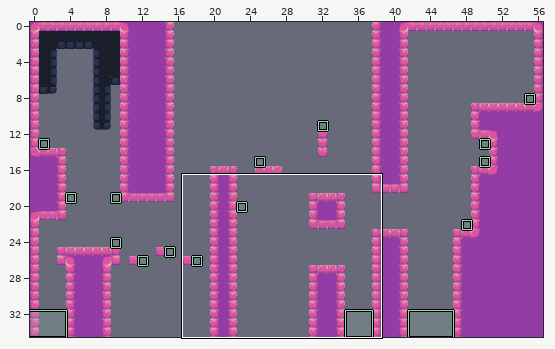
LDtk project, stored at Levels/World_4/Level_4-1.ldtk. Above: a wide view before the commit, with the close-up outlined.
Close-up. Before the commit:
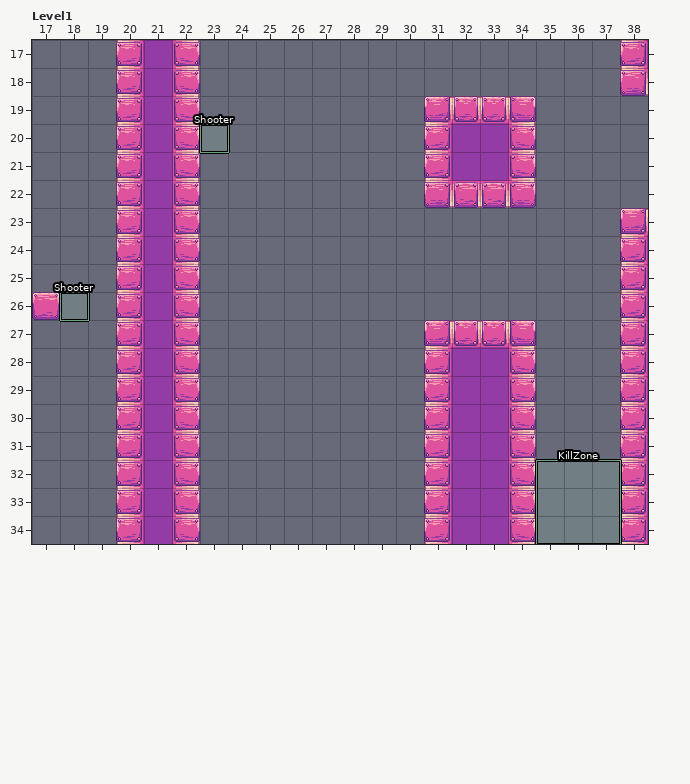
Cells are 32x32 px. Shown: Level1 x 17..38, y 17..34. The commit also changed other parts of the map, which this record leaves out.
After:
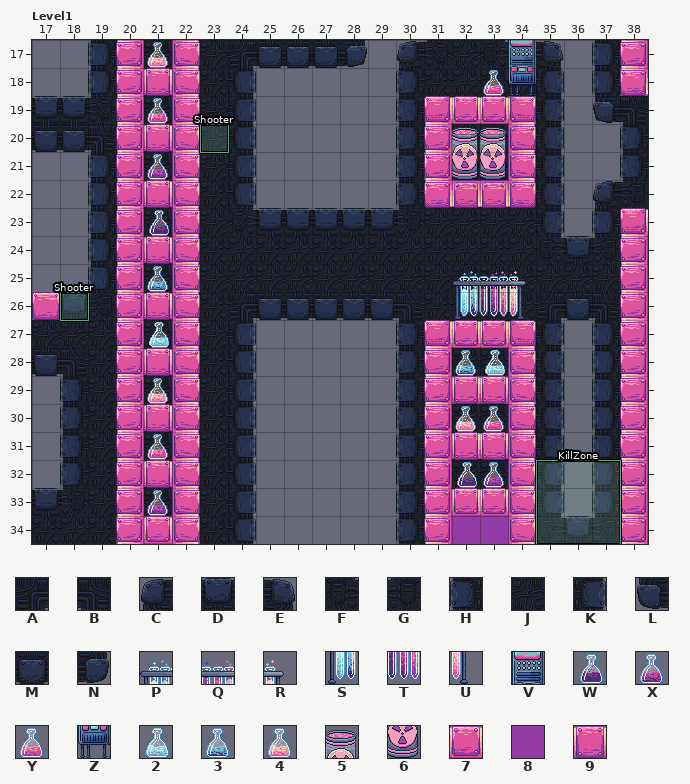
Key: from "BackgroundTiles": A 0, B 1, C 2, D 3, E 4, F 8, G 9, H 10, J 11, K 12, L 18, M 19, N 20; from "Props": P 9, Q 10, R 11, S 25, T 26, U 27, V 50, W 58, X 59, Y 60, Z 66, 2 74, 3 75, 4 76, 5 83, 6 99; from "TileSet_world4": 7 1, 8 9, 9 25.
_ is an empty cell.
Tiles replaced or removed in this view: 8.
Tiles of an added or newly shown layer are drawn over the layers below it.
Difference:
Changed rows in their new state; . is an unchanged cell.
Layer "BackgroundTiles":
first column x 17:
17 ..H.J.JAMMMN.CGJF.E.H.
18 ..H.J.JK.....HJJJJK.H.
19 DDG.J.JK.....H....K.LB
20 MMB.J.JK.....H.JJ.K..H
21 ..H.J.JK.....H.JJ.K..H
22 ..H.J.JK.....H....K.CG
23 ..H.J.JFDDDDDGJJJJK.H.
24 ..H.J.JJJJJJJJJJJJFDG.
25 ..H.J.JJJJJJJJJJJJJJJ.
26 .DG.J.JAMMMMMBJJJJAMB.
27 JJJ.J.JK.....H....K.H.
28 MBJ.J.JK.....H.JJ.K.H.
29 .HJ.J.JK.....H....K.H.
30 .HJ.J.JK.....H.JJ.K.H.
31 .HJ.J.JK.....H.JJ.K.H.
32 .HJ.J.JK.....H.JJ.K.H.
33 DGJ.J.JK.....H.JJ.K.H.
34 JJJ...JK.....H....FDG.
Layer "Tiles":
first column x 21:
17 _............
18 9............
19 _............
20 9..........__
21 _..........__
22 9............
23 _............
24 9............
25 _............
26 9............
27 _............
28 9..........__
29 _..........99
30 9..........__
31 _..........99
32 9..........__
33 _..........77
34 7............
Layer "Props" (added):
first column x 21:
17 4............V
18 ............YZ
19 Y.............
20 ...........55.
21 X..........66.
23 W.............
25 3..........PQR
26 ...........STU
27 2.............
28 ...........32.
29 4.............
30 ...........4Y.
31 Y.............
32 ...........WX.
33 X.............
Where, in picture pixels (left, top, right, bottom), the same in both close-ups:
added: (32, 40, 116, 544)
changed: (144, 40, 172, 543)
changed: (200, 40, 648, 544)
